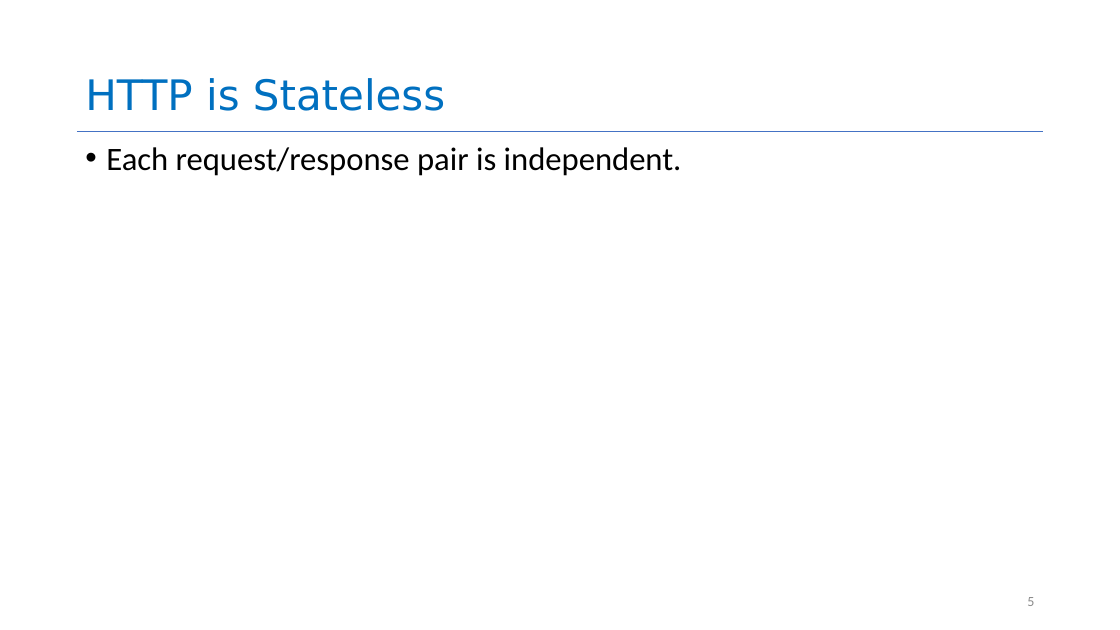
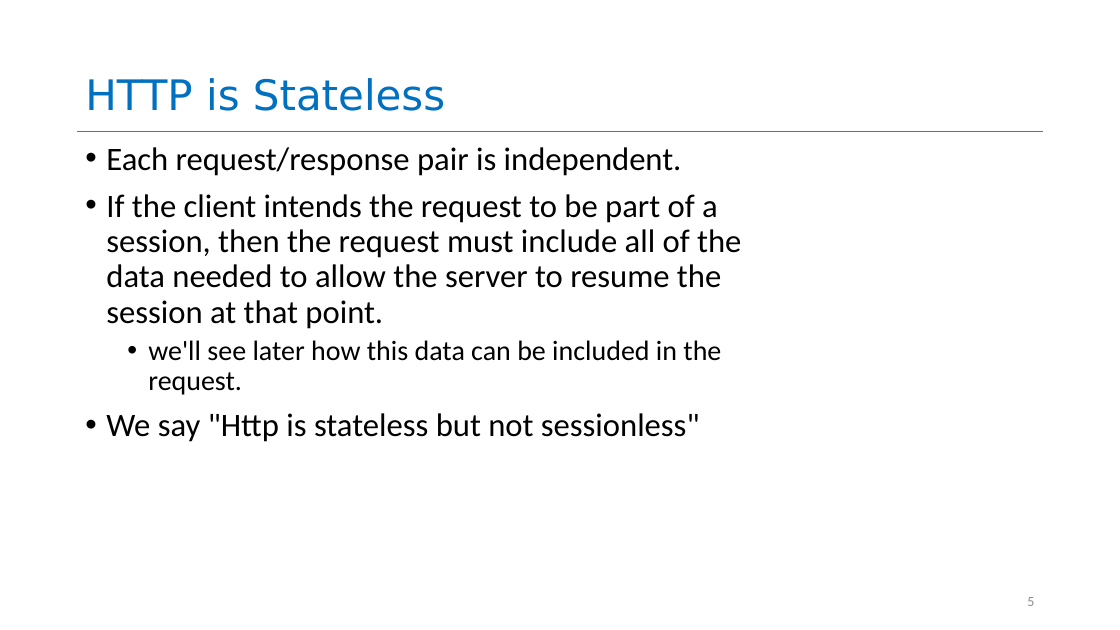
Before and after one commit to neu-se/CS4530-CS5500-Spring-2021, a slide deck: slide 5 of Slides/Lesson 3.2 HTTP Basics.pptx. Drawn at 1120x630 pixels with LibreOffice and Linux fonts; fonts in the diff are those of the drawing. Boxes give left, top, right and bottom in pixels: in the first picture for what was removed or moved away, otherwise in the second. Text is boxed around its words. In the diff, an @@ line names an element or a change of style, - is before the commit and + after.

```diff
--- a/Slides/Lesson 3.2 HTTP Basics.pptx
+++ b/Slides/Lesson 3.2 HTTP Basics.pptx
@@ text at <box>106,194,741,442</box>: paragraphs added @@
+• If the client intends the request to be part of a session, then the request must include all of the data needed to allow the server to resume the session at that point.
+  • we'll see later how this data can be included in the request.
+• We say "Http is stateless but not sessionless"
```
Also in this commit, not shown: 8 other slides changed, 1 other file.
